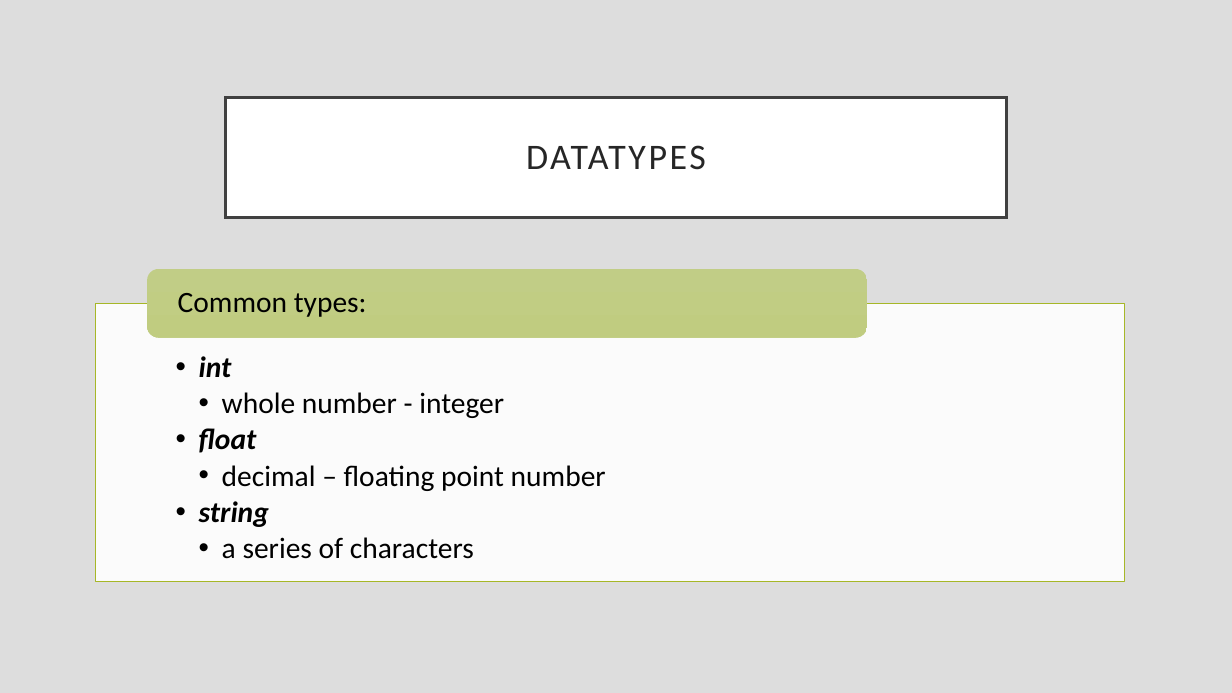
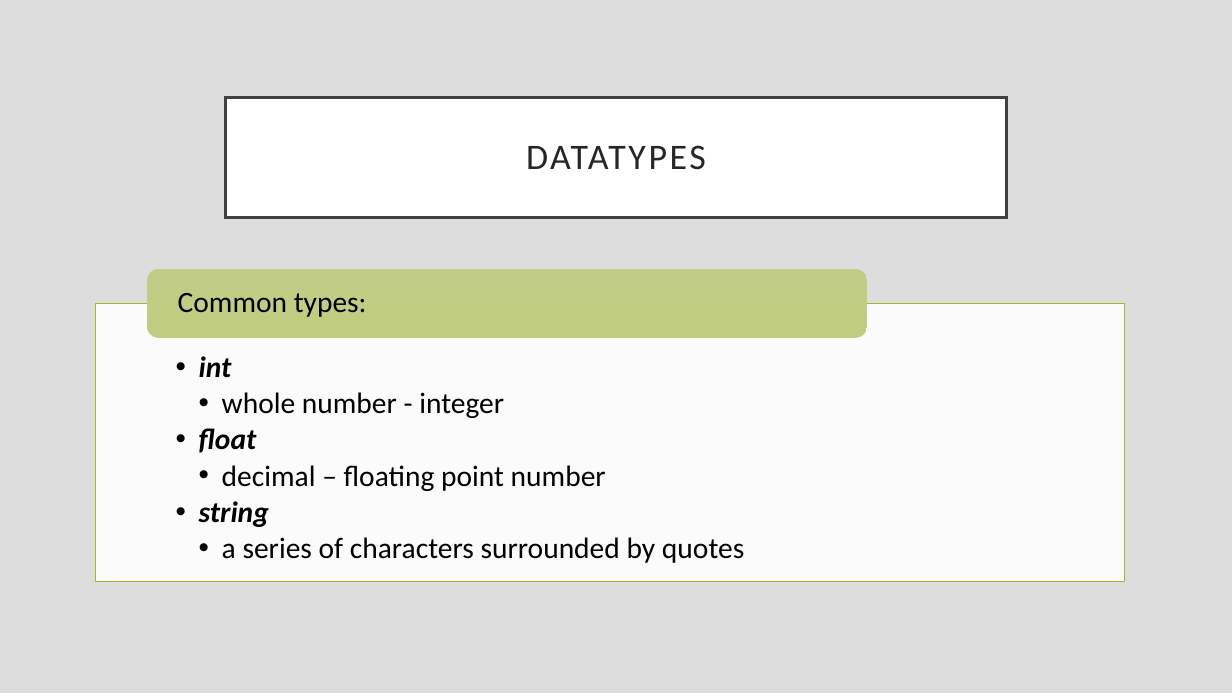
Before and after one commit to rsera/Junior-Knights, a slide deck: slide 26 of Python Lesson 1 Print Variables Data Types.pptx. Drawn at 1232x693 pixels with LibreOffice and Linux fonts; fonts in the diff are those of the drawing. Boxes give left, top, right and bottom in pixels: in the first picture for what was removed or moved away, otherwise in the second. Text is boxed around its words. In the diff, an @@ line names an element or a change of style, - is before the commit and + after.

```diff
--- a/Python Lesson 1 Print Variables Data Types.pptx
+++ b/Python Lesson 1 Print Variables Data Types.pptx
@@ text at [222, 537, 744, 563]: text changed @@
-    • a series of characters
+    • a series of characters surrounded by quotes
```
Also in this commit, not shown: 2 other slides changed, 1 slide added.
